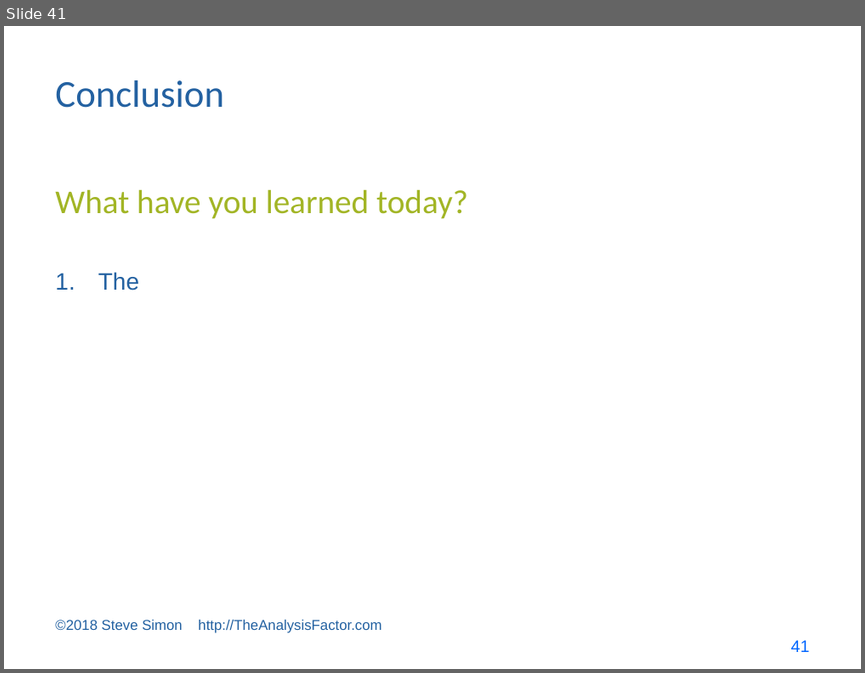
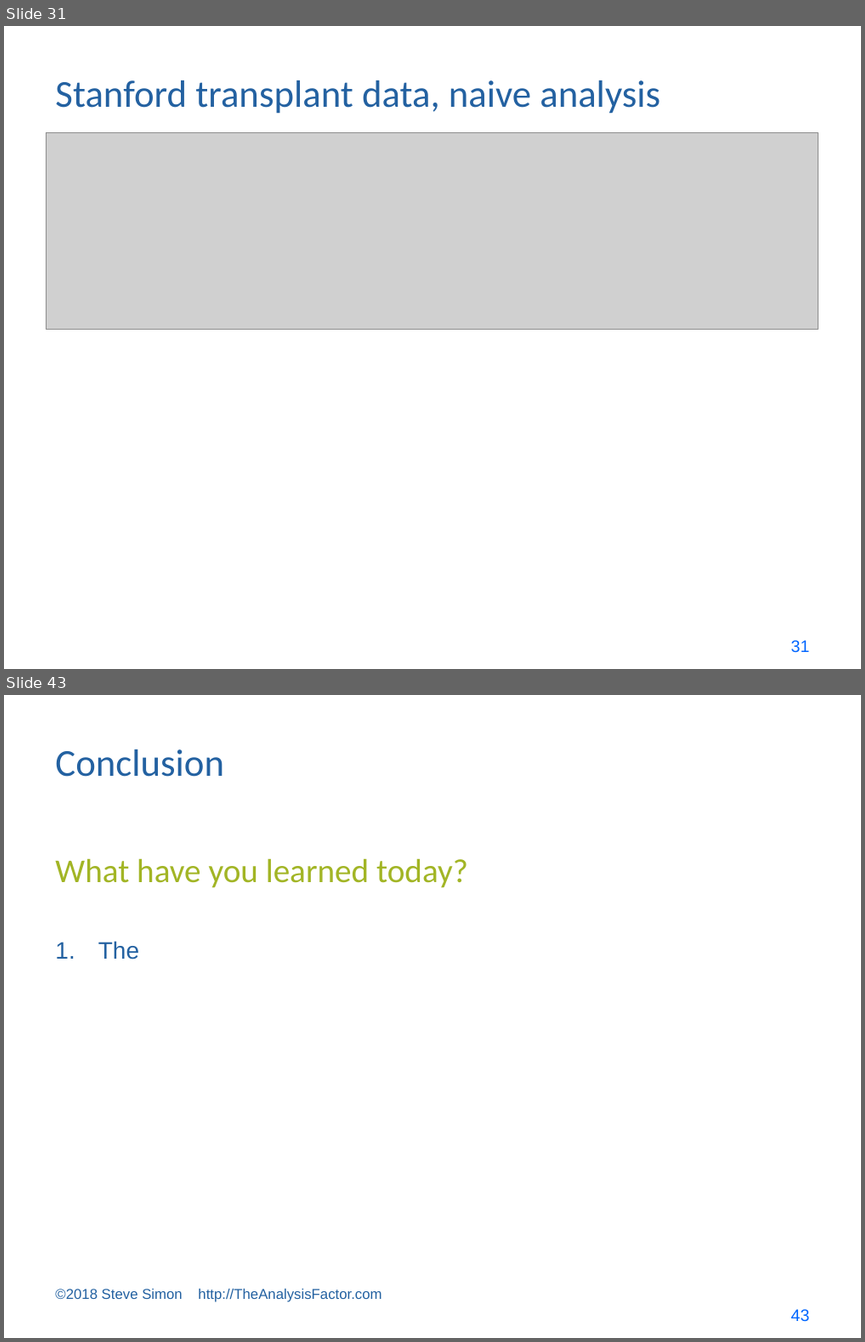
Before and after one commit to pmean/survival-models, a slide deck: bin/survival lecture 6.pptx. Shown one above the other, each under a label of ours: slide 41 before the commit, slides 31 and 43 after it; the slides between them are not shown. The pictures are 865x673 and 865x1342 pixels, drawn with LibreOffice and Linux fonts; fonts in the diff are those of the drawing; grey boxes stand for pictures. Boxes give left, top, right and bottom in pixels: in the first picture for what was removed or moved away, otherwise in the second. Text is boxed around its words. In the diff, an @@ line names an element or a change of style, - is before the commit and + after.

Commit message:
Added new data sets for lectures 7 and 8

```diff
--- a/bin/survival lecture 6.pptx
+++ b/bin/survival lecture 6.pptx
@@ slide 31 added at bbox=[4, 26, 861, 669], background #FFFFFF @@
@@ title added at bbox=[55, 80, 660, 114], 32 pt, text #2361A1 @@
+Stanford transplant data, naive analysis
@@ picture added at bbox=[46, 133, 818, 329] @@
@@ page number added at bbox=[791, 640, 810, 652], 14 pt, text #0066FF @@
+31
@@ what was slide 41 is now slide 43 @@
@@ page number at bbox=[791, 1309, 810, 1321]: text changed @@
-41
+43
```
Also in this commit, not shown: 13 slides changed, 1 other slide added, 14 other files.
